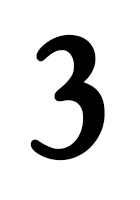
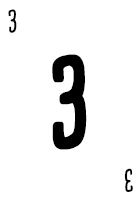
Layered file, before and after one edit (140 x 200). Changes by layer:
added layer "3 copy" above "3" over [124, 168, 133, 193]
added layer "3" (1st of 2) above "3" over [8, 9, 17, 33]
painted on "3" (2nd of 2) over [30, 34, 105, 161]
